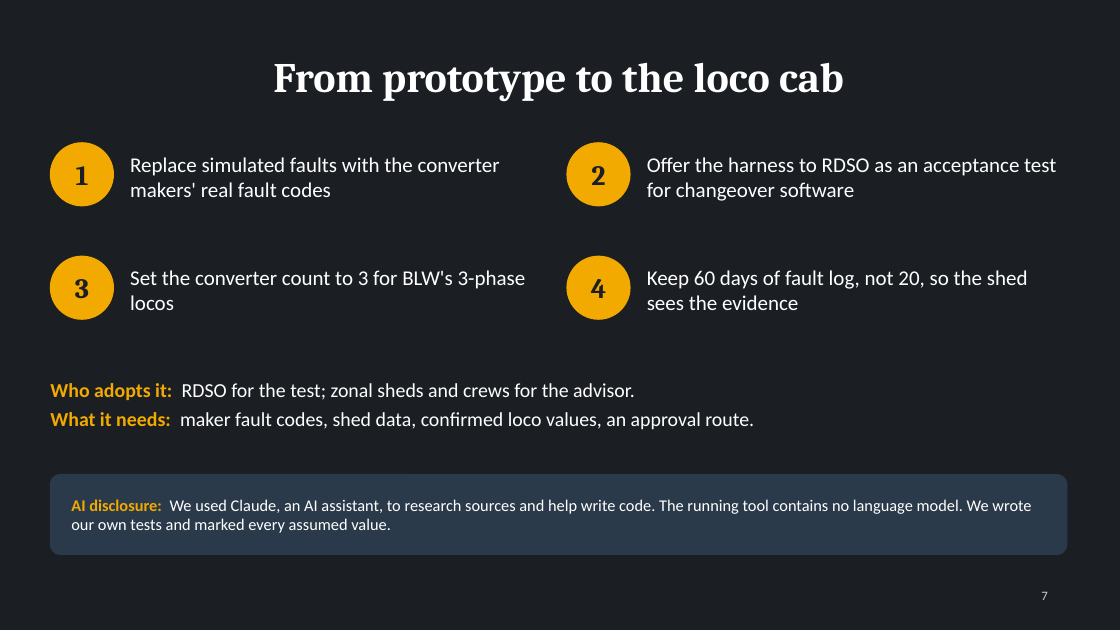
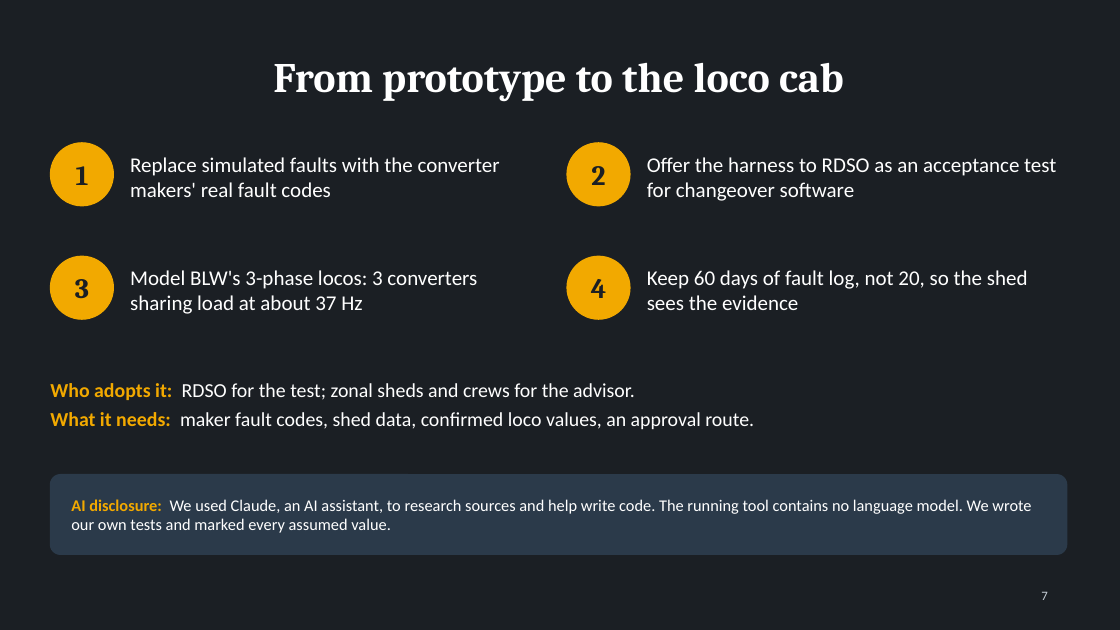
Before and after one commit to Kshitij-Prakash10/LemmaCore, a slide deck: slide 7 of slides/FailoverGuardian.pptx. Drawn at 1120x630 pixels with LibreOffice and Linux fonts; fonts in the diff are those of the drawing. Boxes give left, top, right and bottom in pixels: in the first picture for what was removed or moved away, otherwise in the second. Text is boxed around its words. In the diff, an @@ line names an element or a change of style, - is before the commit and + after.

Commit message:
docs: deck updated with classifier results, sourced leak rate and 3-phase step

```diff
--- a/slides/FailoverGuardian.pptx
+++ b/slides/FailoverGuardian.pptx
@@ text at [130,270,477,314]: text changed @@
-Set the converter count to 3 for BLW's 3-phase locos
+Model BLW's 3-phase locos: 3 converters sharing load at about 37 Hz
```
Also in this commit, not shown: 2 other slides changed.
